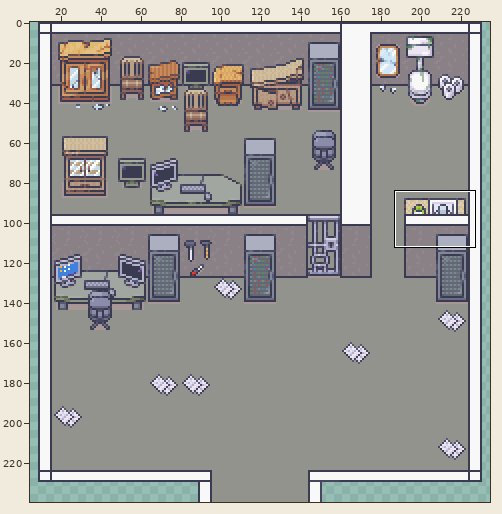
Two versions of one sprite sheet, src/assets/basement.png. Above, an overview of the earlier version with the close-up marked.
Close-up. Earlier state:
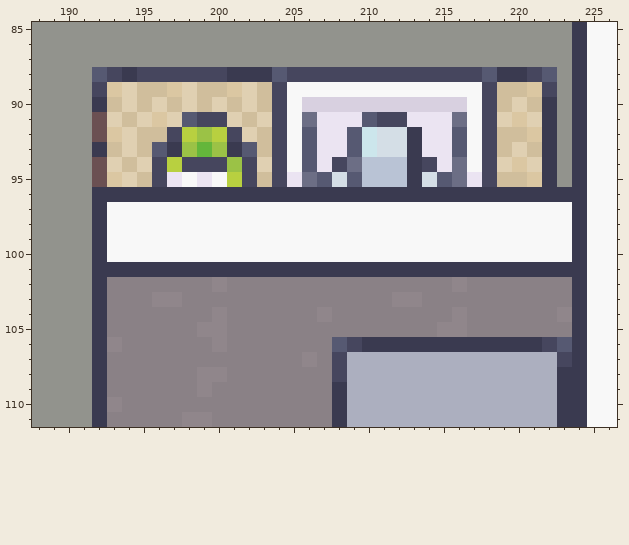
The file is 480x480 pixels, drawn in blocks of 2x2; one block is one cell here. Colours within 5 levels of each other are drawn and written as one. Shown: x 188..226, y 85..111. The wide view leaves out empty margins. The commit also changed other parts of the picture, which this record leaves out.
After the commit:
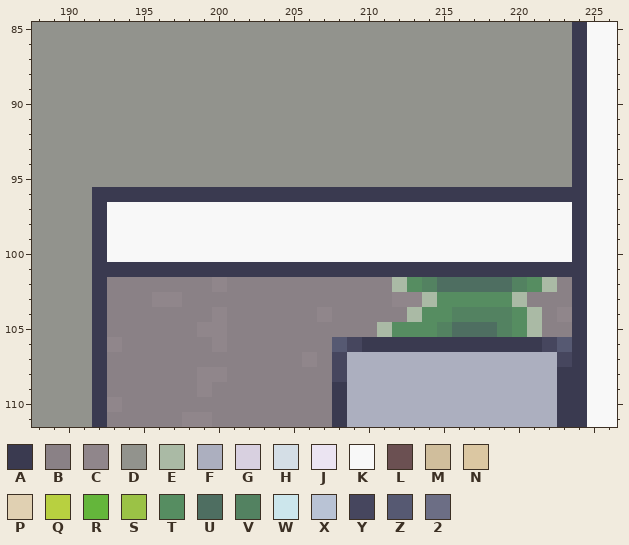
Palette (. is transparent): A #3a3a50  B #8a8186  C #90868b  D #92938d  E #aabaa5  F #acafbf  G #d8d0e0  H #d4dee6  J #ebe4f2  K #f8f8f8  L #6b5052  M #d0be9c  N #dbc7a2  P #e0d0b2  Q #b8d040  R #64b63b  S #9bc246  T #568d61  U #4e6e61  V #538261  W #cce6ec  X #b9c3d5  Y #46465e  Z #565972  2 #6c6e85
Changes in this commit:
@@ x 188..226 @@
  87 DDDDDDDDDDDDDDDDDDDDDDDDDDDDDDDDDDDDAKK
- 88 DDDDZYAYYYYYYAAAZYYYYYYYYYYYYYZAAYZDAKK
- 89 DDDDYNPMMNPMMNPMYKKKKKKKKKKKKKYMMNYDAKK
- 90 DDDDAMPMPMPMPMPMYKGGGGGGGGGGGKYMPMADAKK
- 91 DDDDLPMPNPZYYPMPYK2JJJZYYJJJ2KYPNPADAKK
- 92 DDDDLNPMMYQSQYPMYKZJJZWHHAJJZKYMMNADAKK
- 93 DDDDAMPMZASRSAZMYKZJJZWHHAJJZKYMPMADAKK
- 94 DDDDLPMPYQYYYSYPYKZJY2XXXAYJ2KYPNPADAKK
- 95 DDDDLNPMYJKJKQYMYJ2ZHZXXXAHZ2JYMMNADAKK
+ 88 DDDDDDDDDDDDDDDDDDDDDDDDDDDDDDDDDDDDAKK
+ 89 DDDDDDDDDDDDDDDDDDDDDDDDDDDDDDDDDDDDAKK
+ 90 DDDDDDDDDDDDDDDDDDDDDDDDDDDDDDDDDDDDAKK
+ 91 DDDDDDDDDDDDDDDDDDDDDDDDDDDDDDDDDDDDAKK
+ 92 DDDDDDDDDDDDDDDDDDDDDDDDDDDDDDDDDDDDAKK
+ 93 DDDDDDDDDDDDDDDDDDDDDDDDDDDDDDDDDDDDAKK
+ 94 DDDDDDDDDDDDDDDDDDDDDDDDDDDDDDDDDDDDAKK
+ 95 DDDDDDDDDDDDDDDDDDDDDDDDDDDDDDDDDDDDAKK
  96 DDDDAAAAAAAAAAAAAAAAAAAAAAAAAAAAAAAAAKK
@@ x 209..224 @@
 101 AAAAAAAAAAAAAAAA
-102 BBBBBBBCBBBBBBBA
-103 BBBCCBBBBBBBBBBA
-104 BBBBBBBCBBBBBBCA
-105 BBBBBBCCBBBBBBBA
+102 BBBETVUUUUUVTEBA
+103 BBBCCETTTTTEBBBA
+104 BBBBETTVVVVTEBCA
+105 BBETTTVUUUVTEBBA
 106 YAAAAAAAAAAAAYZA
